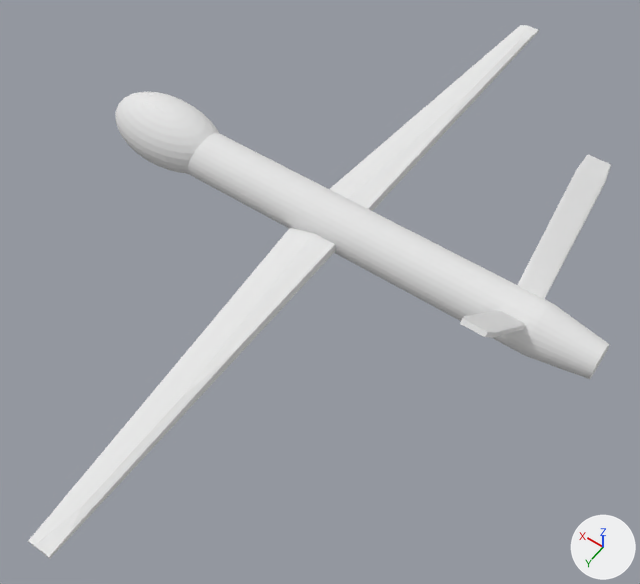
Before and after pictures for a commit that changed the OBJ model Content/UAV.obj.
One viewpoint serves both versions: a 50 mm camera at (-2.98, 4.58, 7.04) aimed at (-0.15, 0.63, 0.83). Every picture has the same lights, and +X, +Y and +Z are marked at lower right. Where no turn or scale is listed for an object, it has been applied to the vertices.

In view in the first picture: 'Cube.001_Cube.002', 'Cube.002_Cube.003', 'Cube.003_Cube.013', 'Cube_Cube.012', 'Cylinder.001', 'Sphere_Sphere.001'.
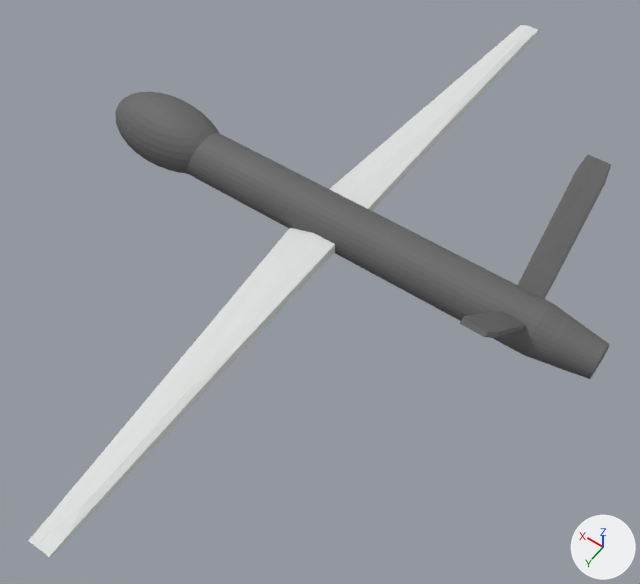
Where the change shows, as pixel boxes [x1, y1, x2, y2] in the pictures (640 x 584 px):
'Cylinder.001', recoloured (white to grey): [187, 132, 610, 379] in both
'Sphere_Sphere.001', recoloured (white to grey): [115, 92, 219, 174] in both
'Cube_Cube.012', recoloured (white to grey): [517, 155, 611, 299] in both
'Cube.003_Cube.013', recoloured: [460, 311, 526, 338] in both

What the commit changed:
Picture 'uavtexture.jpg' (img_uavtexture_jpg) is new.
Material 'Material.001' (mat_material_001) is new.
Its texture is img_uavtexture_jpg.
Its roughness is 0.69.
Material 'Material' (mat_material) is new.
Its texture is img_uavtexture_jpg.
Its roughness is 0.69.
Material 'Material.003' (mat_material_003) is new.
Its texture is img_uavtexture_jpg.
Its roughness is 0.69.
Material 'Material.002' (mat_material_002) is new.
Its texture is img_uavtexture_jpg.
Its roughness is 0.69.
me_cube_003_cube_013 has 24 vertices, 44 faces and spans x -1.875..-1.625, y -0.044..1.044, z 0.956..2.044.
me_cube_003_cube_013 no longer uses material mat_none (white #e7e7e7).
me_cube_003_cube_013 now uses material mat_material_002 (picture img_uavtexture_jpg).
me_cube_cube_012 has 24 vertices, 44 faces and spans x -1.875..-1.625, y -1.044..0.044, z 0.956..2.044.
me_cube_cube_012 no longer uses material mat_none (white #e7e7e7).
me_cube_cube_012 now uses material mat_material_003 (picture img_uavtexture_jpg).
me_cylinder_001 has 81 vertices, 158 faces and spans x -2.5..2.5, y -0.25..0.25, z 0.89..1.25.
me_cylinder_001 no longer uses material mat_none (white #e7e7e7).
me_cylinder_001 now uses material mat_material (picture img_uavtexture_jpg).
me_sphere_sphere_001 has 353 vertices, 702 faces and spans x 1.49..2.79, y -0.35..0.35, z 0.89..1.39.
me_sphere_sphere_001 no longer uses material mat_none (white #e7e7e7).
me_sphere_sphere_001 now uses material mat_material_001 (picture img_uavtexture_jpg).
